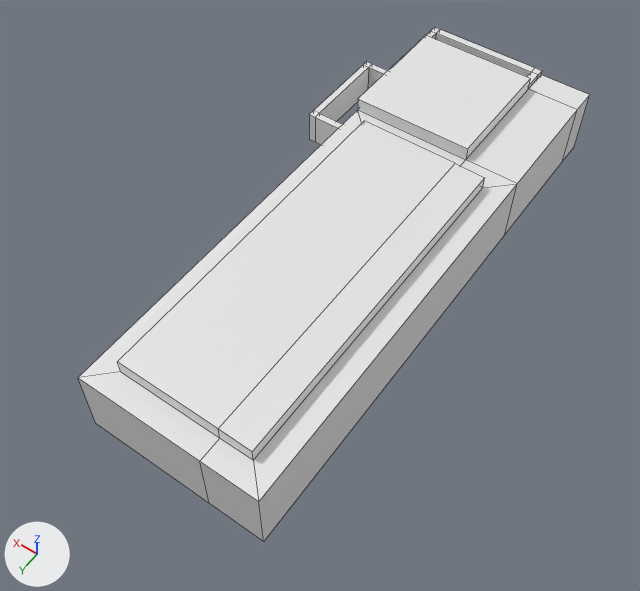
Two versions of the FBX model src/Assets/3D Assets/Models/UP.fbx, one commit apart.
One viewpoint serves both versions: a 50 mm lens placed at (-46.8, 66.0, 102.5), pointed at (2.9, -3.5, -6.8). Lighting does not change. The marker at lower left points along +X, +Y and +Z. Mesh edges are drawn as thin lines. Materials are left out; every surface is plain grey.

Names of what the first picture shows: 'UP Main'.
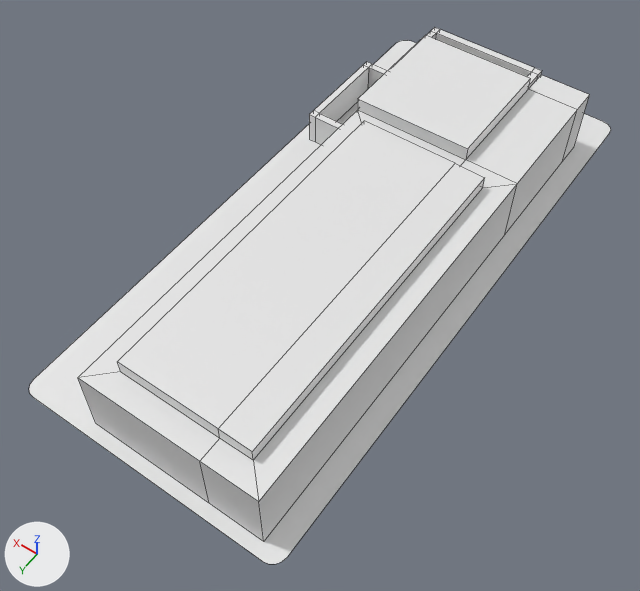
The change, as a list of edits to the scene's bpy script:
```text
Change me_cube_001:
    used by ob_up_main; location = (0.0, 0.0, 0.0)
    remove me_cube_001.from_pydata(...)  # 98 vertices, 91 faces; spans x -14.8..24.7, y -63.0..33.6, z -5.8..8.1
    add me_cube_001.from_pydata(...)  # 118 vertices, 92 faces; spans x -18.4..27.2, y -65.8..35.7, z -5.8..8.1
    me_cube_001 part 1: a new loose piece of 20 vertices spanning x -18.4..27.2, y -65.8..35.7, z -5.8
```

Changed parts and their boxes (x1, y1, x2, y2) in the pictures (640 x 591 px):
'UP Main', reshaped (14% wider)
    before: (78, 27, 589, 541)
    after: (29, 27, 611, 564)
part 1 of me_cube_001, added
    after: (29, 40, 611, 564)
